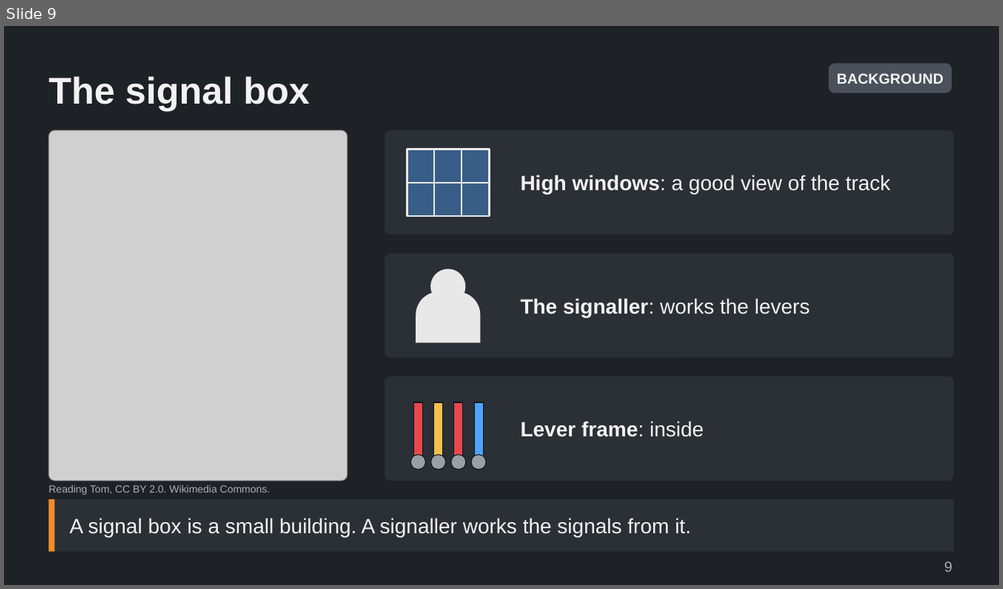
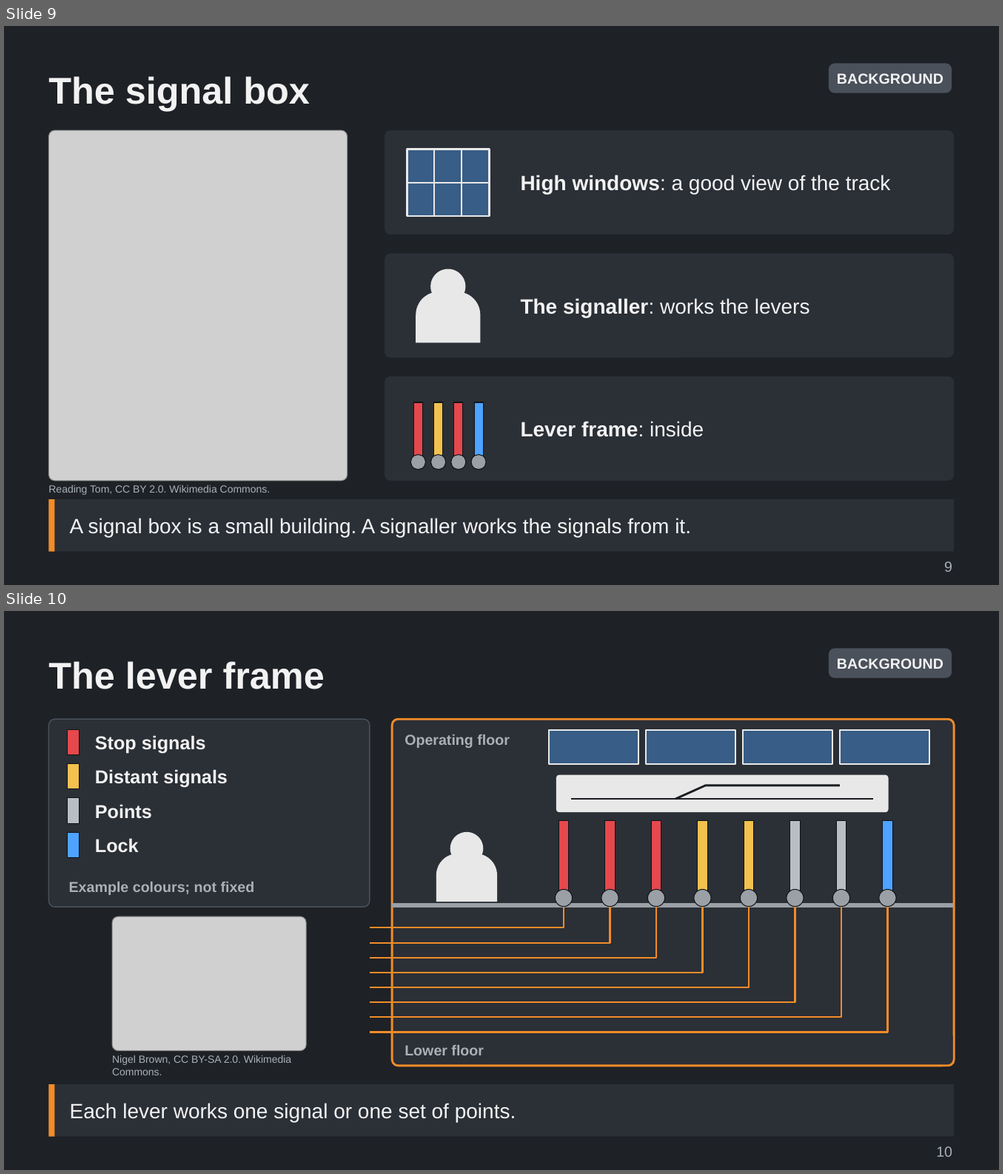
Before and after one commit to Tarenkookoo/Satisfactory---Early-Locomotion, a slide deck: Reporting/Claude Presents/Deck2_Signals/Signals_and_Signal_Boxes_Explained.pptx. Shown one above the other, each under a label of ours: slide 9 before the commit, slides 9 and 10 after it. The pictures are 1003x589 and 1003x1174 pixels, drawn with LibreOffice and Linux fonts; fonts in the diff are those of the drawing; grey boxes stand for pictures. Boxes give left, top, right and bottom in pixels: in the first picture for what was removed or moved away, otherwise in the second. Text is boxed around its words. In the diff, an @@ line names an element or a change of style, - is before the commit and + after.

```diff
--- a/Reporting/Claude Presents/Deck2_Signals/Signals_and_Signal_Boxes_Explained.pptx
+++ b/Reporting/Claude Presents/Deck2_Signals/Signals_and_Signal_Boxes_Explained.pptx
@@ slide 10 added at box(4, 611, 999, 1170), background #1E2126 @@
@@ rounded rectangle added at box(828, 648, 951, 678), fill #4A515B, 14 pt, text #F2F2F2, bold @@
+BACKGROUND
@@ title added at box(48, 661, 324, 689), 36 pt, text #F2F2F2, bold @@
+The lever frame
@@ group added at box(48, 719, 954, 1066): 16 rectangles, 9 freeform shapes, 9 ellipses, 7 texts, 3 rounded rectangles, 2 lines, 1 round same rect @@
+Operating floor
+Lower floor
+Stop signals
+Distant signals
+Points
+Lock
+Example colours; not fixed
@@ picture added at box(112, 917, 306, 1051) @@
@@ text added at box(112, 1056, 291, 1076), 10 pt, text #A9B0B8 @@
+Nigel Brown, CC BY-SA 2.0. Wikimedia Commons.
@@ rectangle added at box(48, 1085, 954, 1137), fill #2B2F36, 20 pt, text #F2F2F2 @@
+Each lever works one signal or one set of points.
@@ rectangle added at box(48, 1085, 55, 1137), fill #F28C28 @@
@@ text added at box(936, 1147, 952, 1157), 14 pt, text #A9B0B8 @@
+10
```
Also in this commit, not shown: 8 other slides added, 1 other file.
